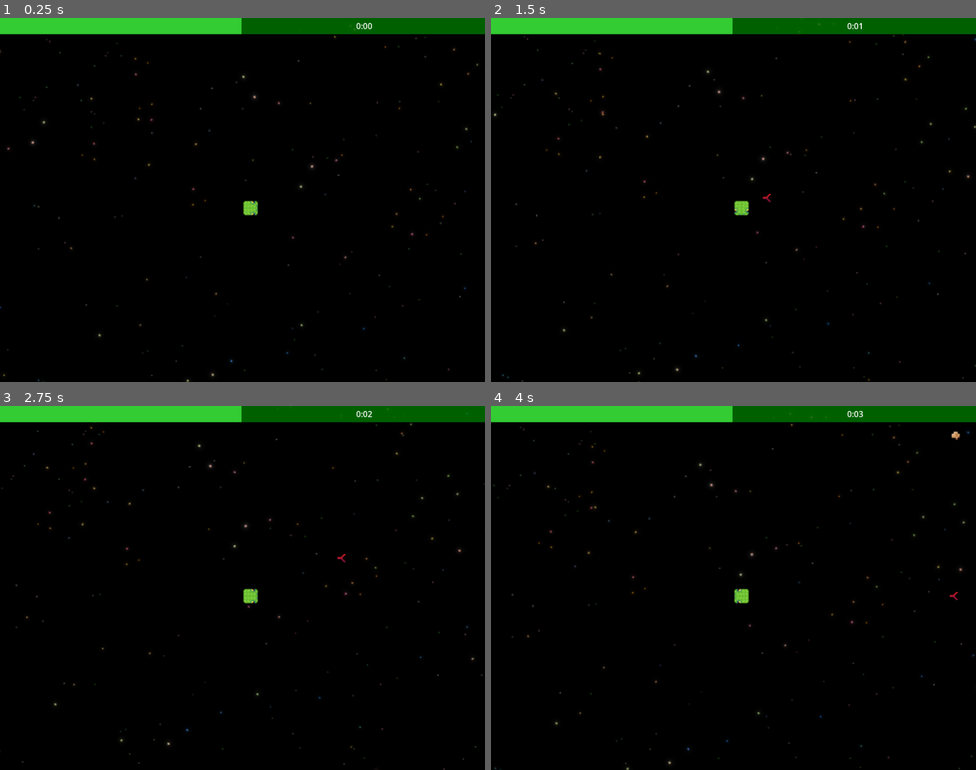
Above: before the commit, frames 1-4 (two rows, left to right).
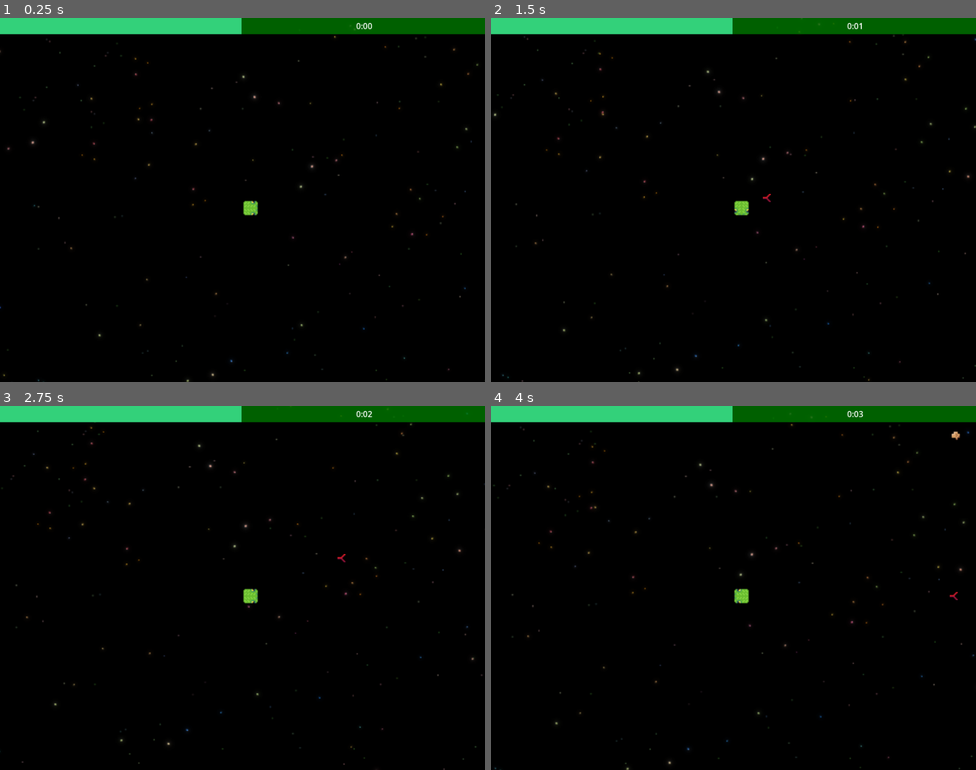
Above: after the commit, the same moments.

Repository: jaerrib/space-snake-survivor
Game: Godot game, scene res://scenes/main/main.tscn
Same seed, same stepped clock (60 frames per second), same inputs: the game is played once before the commit and once after it.
Inputs:
- Up to frame 1 (0.25 s): no input
- Up to frame 2 (1.5 s): hold D (right) 0.53-1.28 s; tap P (xp_spawn) at 0.6, 1.35 s; hold S (down) from 1.28 s (still down)
- Up to frame 3 (2.75 s): release S (down) at 2.03 s; hold D (right) from 2.03 s (still down); tap P (xp_spawn) at 2.1 s
- Up to frame 4 (4 s): release D (right) at 2.78 s; hold Up (up) 2.78-3.53 s; tap P (xp_spawn) at 2.85, 3.6 s; hold A (left) from 3.53 s (still down)

The runs differ from the first frame. In frame 1, 2.2% of the frame differs, in the area x 0-50%, y 0-5%; in frame 2, 2.2%; in frame 3, 2.2%; in frame 4, 2.2%.

Commit message:
Change health bar colors

Diff:
--- a/scenes/health_bar/health_bar.gd
+++ b/scenes/health_bar/health_bar.gd
@@ -1,8 +1,8 @@
 class_name HealthBar extends TextureProgressBar
 
-const COLOR_DANGER: Color = Color("#cc0000")
-const COLOR_MIDDLE: Color = Color("#ff9900")
-const COLOR_GOOD: Color = Color("#33cc33")
+const COLOR_DANGER: Color = Color("#e01b24")
+const COLOR_MIDDLE: Color = Color("#ff7800")
+const COLOR_GOOD: Color = Color("#33d17a")
 
 var start_health: float
 var level_med: float
